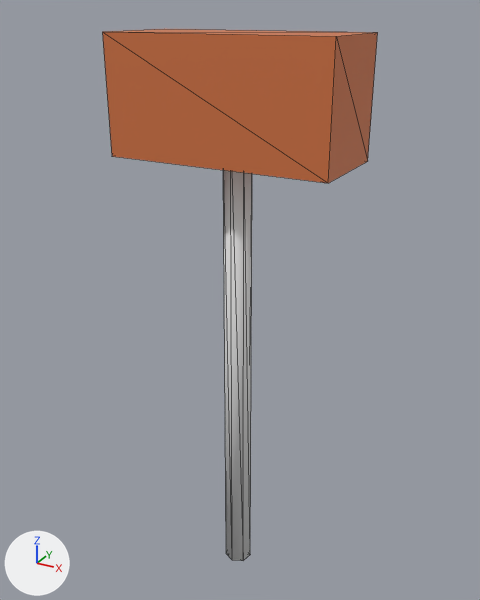
The glTF model assets/models/items/copper_hammer.glb, before and after one commit.
The view is the same before and after, from a 50 mm camera at (0.44, -0.794, 0.788) aimed at (-0.01, 0.024, 0.379). Lighting does not change. The marker at lower left points along +X, +Y and +Z. The picture after the commit comes second. Mesh edges are drawn as thin lines. Vertices at exactly the same position are counted once.

Names of what the first picture shows: 'copper_hammer_v0'.
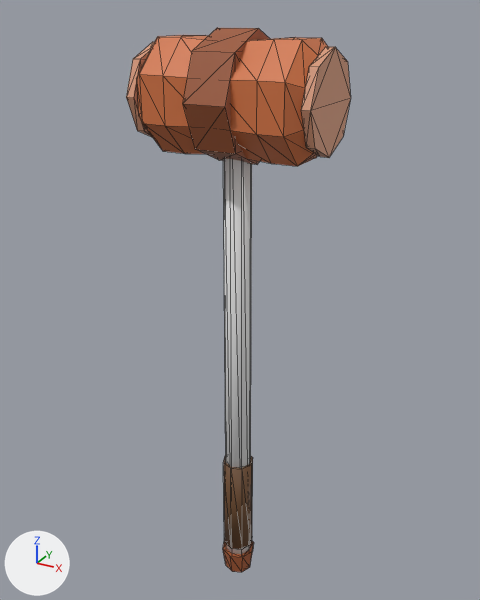
Scene script edits in JSON lines:
```json
{"op": "add", "block": "mat_prop_leather", "code": ["mat_prop_leather = bpy.data.materials.new('prop:leather')", "# nodes: BsdfPrincipled, Mix, OutputMaterial, VertexColor", "# colours: white #e7e7e7, mixed with the vertex colours"]}
{"block": "me_copper_hammer_v0", "where": "# used by ob_copper_hammer_v0; location = (0.0, 0.0, 0.0)"}
{"op": "remove", "block": "me_copper_hammer_v0", "code": "me_copper_hammer_v0.from_pydata(...)  # 22 vertices, 36 faces; spans x -0.16..0.16, y -0.07..0.07, z -0.1..0.76"}
{"op": "add", "block": "me_copper_hammer_v0", "code": "me_copper_hammer_v0.from_pydata(...)  # 154 vertices, 280 faces; spans x -0.132..0.132, y -0.085..0.085, z -0.125..0.765"}
{"block": "me_copper_hammer_v0", "change": "me_copper_hammer_v0 part 1: a new loose piece, an 8-sided cylinder along z spanning x -0.025..0.025, y -0.025..0.025, z -0.07..0.1, in mat_prop_leather"}
{"block": "me_copper_hammer_v0", "change": "me_copper_hammer_v0 part 2: a new loose piece, an 8-sided cut cone along z (radius 0.023 at the low end, 0.029 at the high end) spanning x -0.029..0.029, y -0.029..0.029, z -0.125..-0.085, in mat_prop_iron_metal"}
{"block": "me_copper_hammer_v0", "change": "me_copper_hammer_v0 part 3: a new loose piece, an 8-sided cylinder along x spanning x -0.132..-0.12, y -0.066..0.066, z 0.614..0.746, in mat_prop_iron_metal"}
{"block": "me_copper_hammer_v0", "change": "me_copper_hammer_v0 part 4: a new loose piece, an 8-sided cylinder along x spanning x 0.12..0.132, y -0.066..0.066, z 0.614..0.746, in mat_prop_iron_metal"}
{"block": "me_copper_hammer_v0", "change": "me_copper_hammer_v0 part 5: a new loose piece, an 8-sided cylinder along x spanning x -0.03..0.03, y -0.085..0.085, z 0.595..0.765, in mat_prop_iron_metal"}
{"block": "me_copper_hammer_v0", "change": "me_copper_hammer_v0 part 6: the loose piece of 8 vertices spanning x -0.16..0.16, y -0.07..0.07, z 0.6..0.76 is rebuilt with 58 vertices and now spans x -0.12..0.12, y -0.074..0.074, z 0.606..0.754"}
{"block": "me_copper_hammer_v0", "change": "me_copper_hammer_v0 part 7"}
{"block": "me_copper_hammer_v0", "change": "13 vertices are removed from x -0.021..0.021, y -0.02..0.02, z -0.1..0.65"}
{"block": "me_copper_hammer_v0", "change": "24 faces are deleted"}
{"block": "me_copper_hammer_v0", "change": "15 vertices are added at x -0.022..0.022, y -0.02..0.022, z -0.1..0.728"}
{"block": "me_copper_hammer_v0", "change": "28 new faces join them, mat_prop_planks"}
{"op": "add", "block": "me_copper_hammer_v0", "code": "me_copper_hammer_v0.materials.append(mat_prop_leather)"}
```

Location of each change, [x1, y1, x2, y2] in pixels of the pictures (480 x 600 px; the box of a moved part takes in the faces that stretch with it):
```json
{"object": "copper_hammer_v0", "change": "reshaped", "before": [102, 29, 378, 561], "after": [126, 28, 351, 572], "on screen": "18% narrower"}
{"part": 1, "of": "me_copper_hammer_v0", "change": "added", "after": [223, 455, 253, 549]}
{"part": 2, "of": "me_copper_hammer_v0", "change": "added", "after": [223, 540, 254, 572]}
{"part": 3, "of": "me_copper_hammer_v0", "change": "added", "after": [126, 42, 154, 137]}
{"part": 4, "of": "me_copper_hammer_v0", "change": "added", "after": [301, 47, 351, 158]}
{"part": 5, "of": "me_copper_hammer_v0", "change": "added", "after": [183, 28, 270, 164]}
{"part": 6, "of": "me_copper_hammer_v0", "change": "rebuilt", "before": [102, 29, 378, 183], "after": [136, 35, 328, 166], "on screen": "30% narrower, 15% shorter"}
{"part": 7, "of": "me_copper_hammer_v0", "change": "moved or reshaped", "before": [223, 170, 252, 561], "after": [223, 159, 252, 554]}
```
